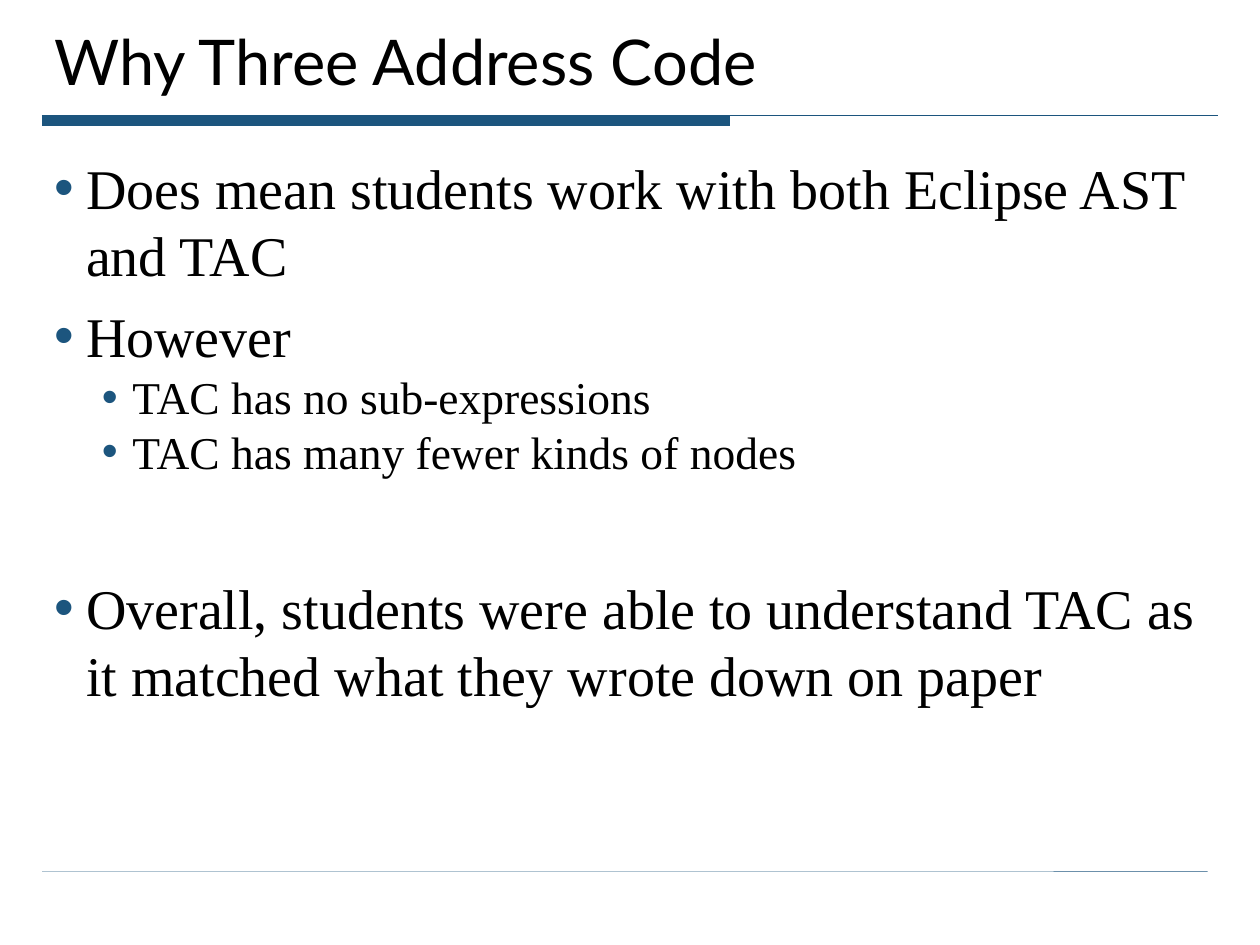
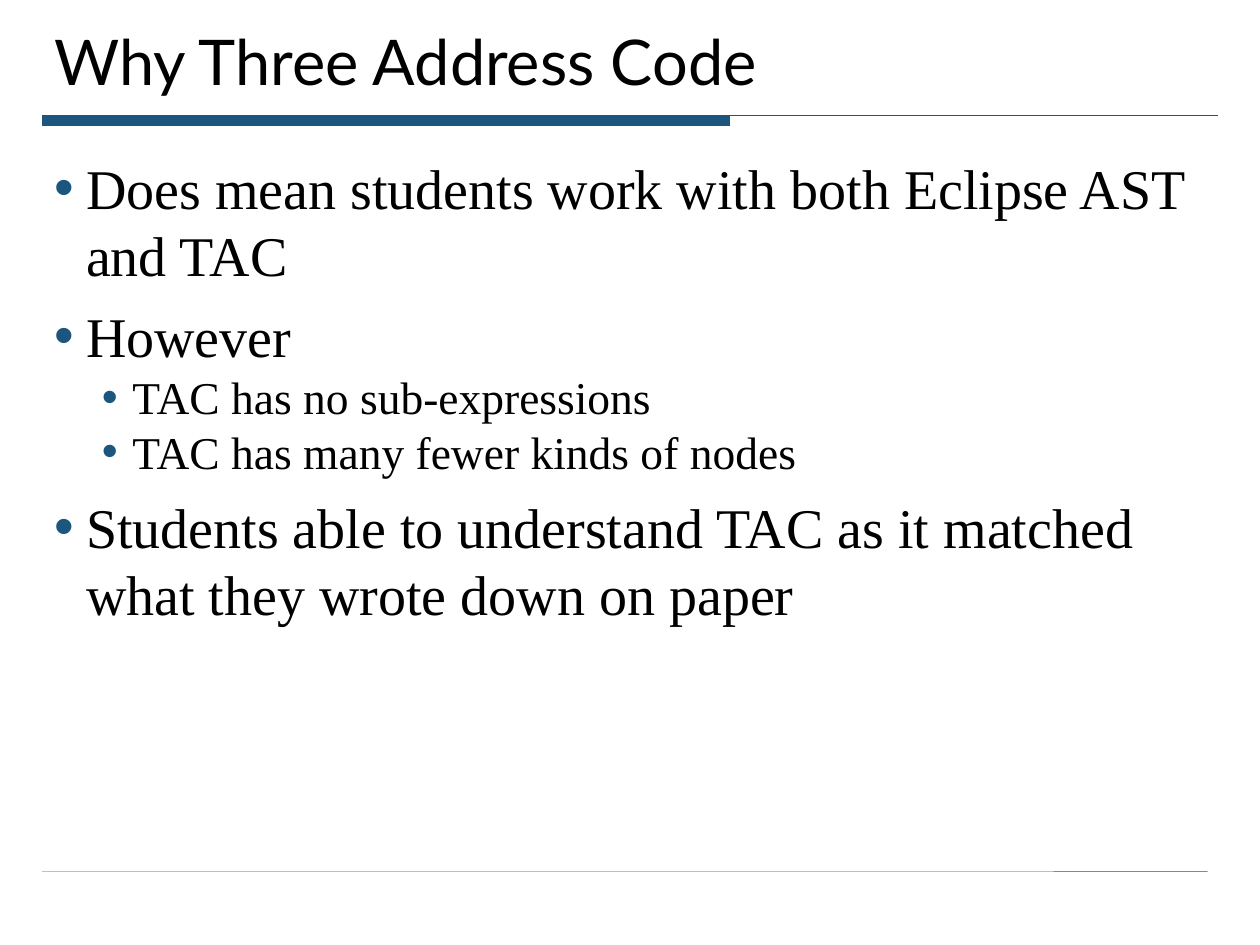
Before and after one commit to ciera/crystalsaf, a slide deck: slide 22 of TutorialExamples/CrystalTutorial.ppt (slide 17 before the commit). Drawn at 1260x945 pixels with LibreOffice and Linux fonts; fonts in the diff are those of the drawing. Boxes give left, top, right and bottom in pixels: in the first picture for what was removed or moved away, otherwise in the second. Text is boxed around its words. In the diff, an @@ line names an element or a change of style, - is before the commit and + after.

Commit message:
updated to match current version of crystal

```diff
--- a/TutorialExamples/CrystalTutorial.ppt
+++ b/TutorialExamples/CrystalTutorial.ppt
@@ text at (86, 509, 1133, 626): text changed @@
-• Overall, students were able to understand TAC as it matched what they wrote down on paper
+• Students able to understand TAC as it matched what they wrote down on paper
```
Also in this commit, not shown: 6 other slides changed, 16 slides added, 1 slide removed, 6 other files.
